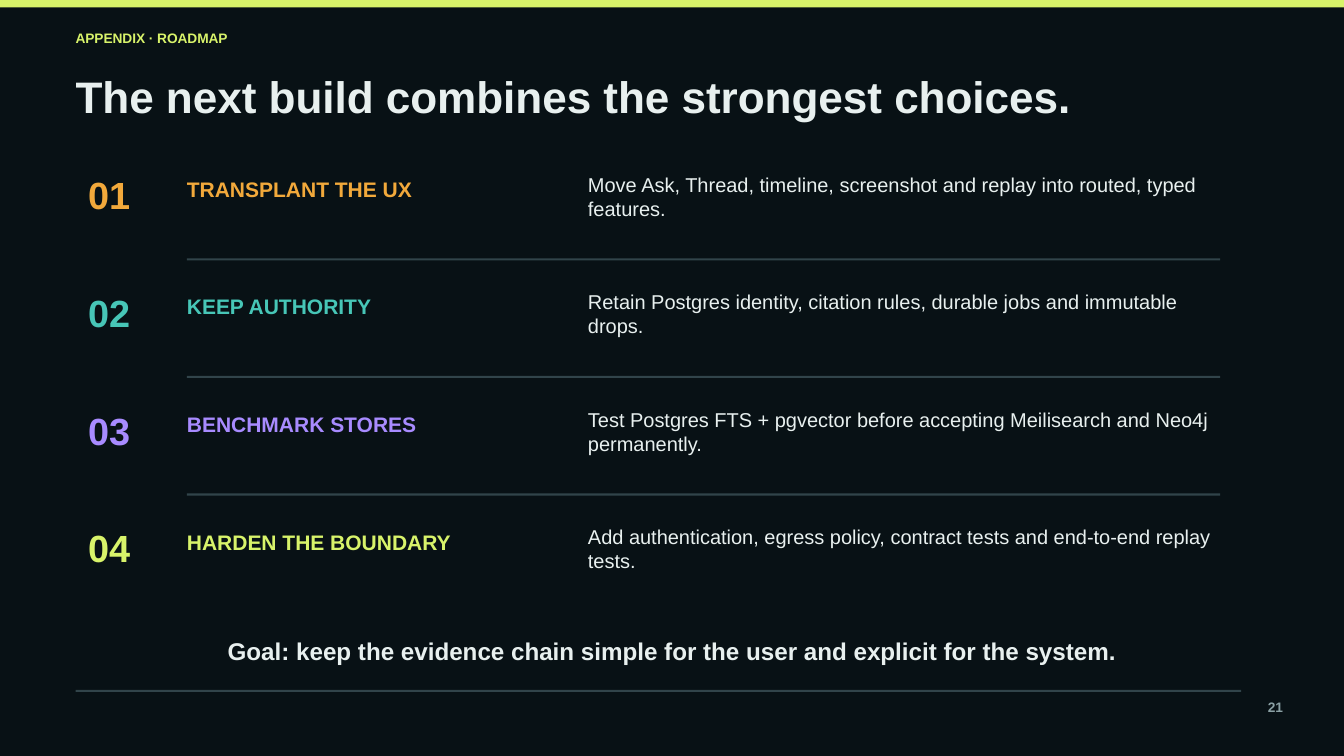
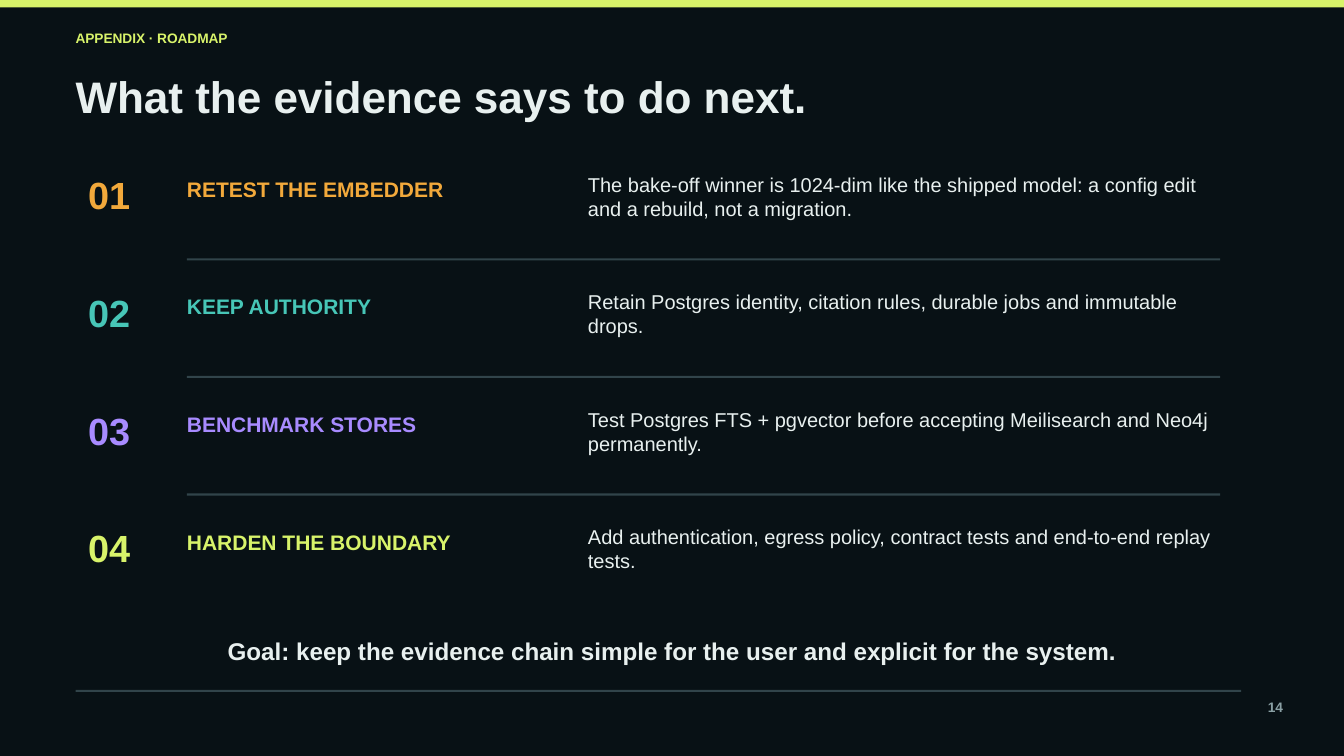
Before and after one commit to tgoeke/july-2026-ai-americas-cohort-meetingminer, a slide deck: slide 14 of docs/MeetingMiner-15-minute-capstone.pptx (slide 21 before the commit). Drawn at 1344x756 pixels with LibreOffice and Linux fonts; fonts in the diff are those of the drawing. Boxes give left, top, right and bottom in pixels: in the first picture for what was removed or moved away, otherwise in the second. Text is boxed around its words. In the diff, an @@ line names an element or a change of style, - is before the commit and + after.

```diff
--- a/docs/MeetingMiner-15-minute-capstone.pptx
+++ b/docs/MeetingMiner-15-minute-capstone.pptx
@@ text at (76, 81, 807, 121): text changed @@
-The next build combines the strongest choices.
+What the evidence says to do next.
@@ text at (588, 177, 1196, 220): text changed @@
-Move Ask, Thread, timeline, screenshot and replay into routed, typed features.
+The bake-off winner is 1024-dim like the shipped model: a config edit and a rebuild, not a migration.
@@ text at (187, 182, 443, 198): text changed @@
-TRANSPLANT THE UX
+RETEST THE EMBEDDER
@@ text at (1268, 702, 1283, 712): text changed @@
-21
+14
```
Also in this commit, not shown: 10 other slides changed, 7 slides removed, 1 other file.
